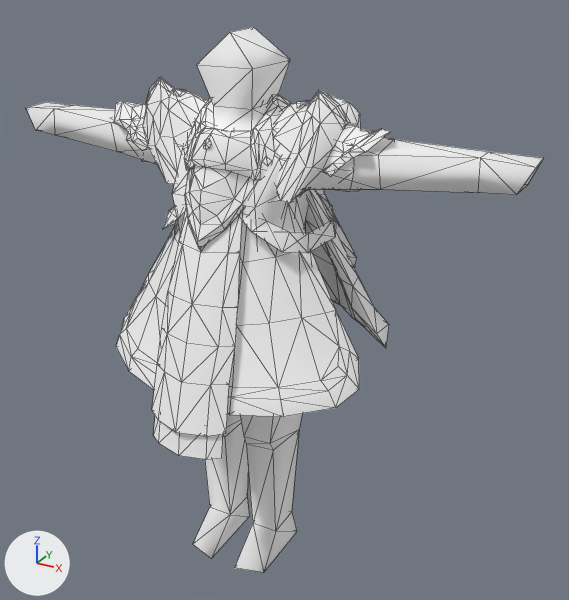
A saved change to the glTF model docs/models/f718_body.glb.
Both versions are drawn from a camera (50 mm lens) standing at (1.219, -1.96, 0.884) and looking at (0.074, 0.122, -0.157). The lights are fixed; the arrows at lower left show +X, +Y and +Z. The older version comes first. Mesh edges are drawn as thin lines. Vertices at exactly the same position are counted once.

Objects in the first picture: 'Group[0]'.
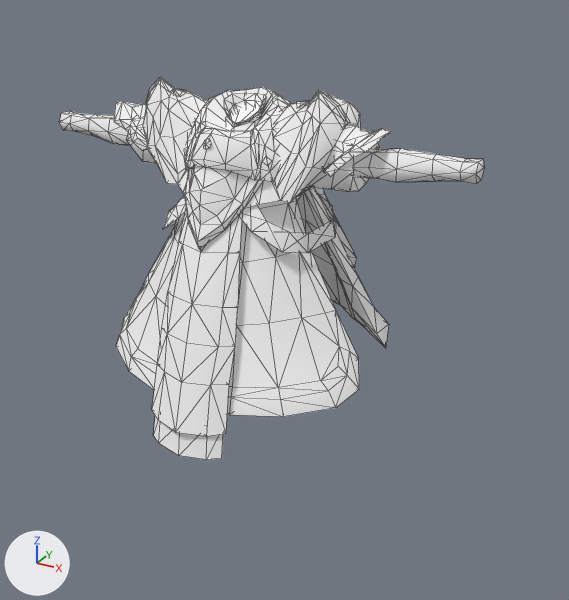
Location of each change, [x1, y1, x2, y2] in pixels of the pictures (569 x 600 px):
```json
{"object": "Group[0]", "change": "reshaped", "before": [26, 27, 543, 573], "after": [59, 76, 484, 460], "on screen": "18% narrower, 30% shorter"}
{"part": 1, "of": "me_group_0", "change": "deleted", "before": [26, 27, 543, 573]}
```

Scene script edits in JSON lines:
```json
{"block": "me_group_0", "where": "# used by ob_group_0; location = (0.0, 0.0, 0.0)"}
{"op": "remove", "block": "me_group_0", "code": "me_group_0.from_pydata(...)  # 1214 vertices, 2127 faces; spans x -0.85..0.85, y -0.4..0.54, z -1.05..0.69"}
{"op": "add", "block": "me_group_0", "code": "me_group_0.from_pydata(...)  # 1122 vertices, 1947 faces; spans x -0.7..0.7, y -0.4..0.54, z -0.48..0.55"}
{"block": "me_group_0", "change": "me_group_0 part 1: the loose piece of 92 vertices spanning x -0.85..0.85, y -0.19..0.15, z -1.05..0.69 is deleted"}
```
